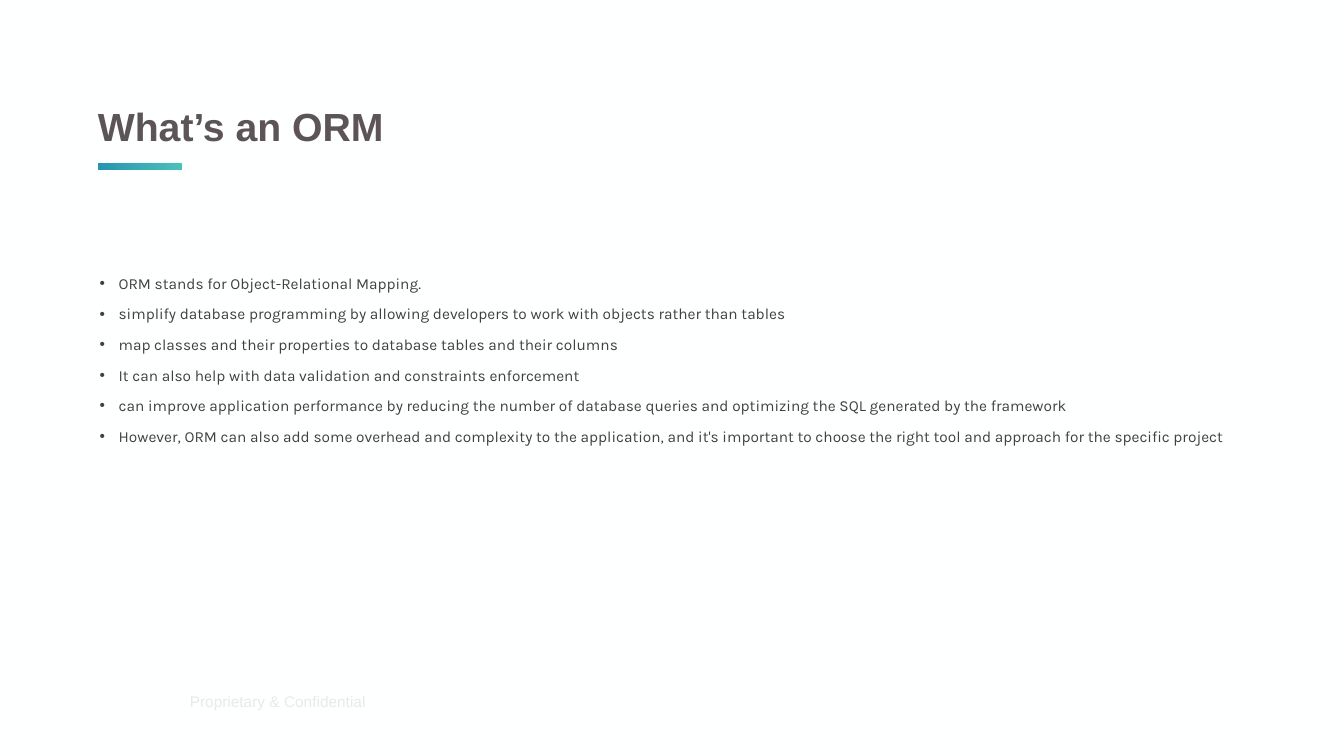
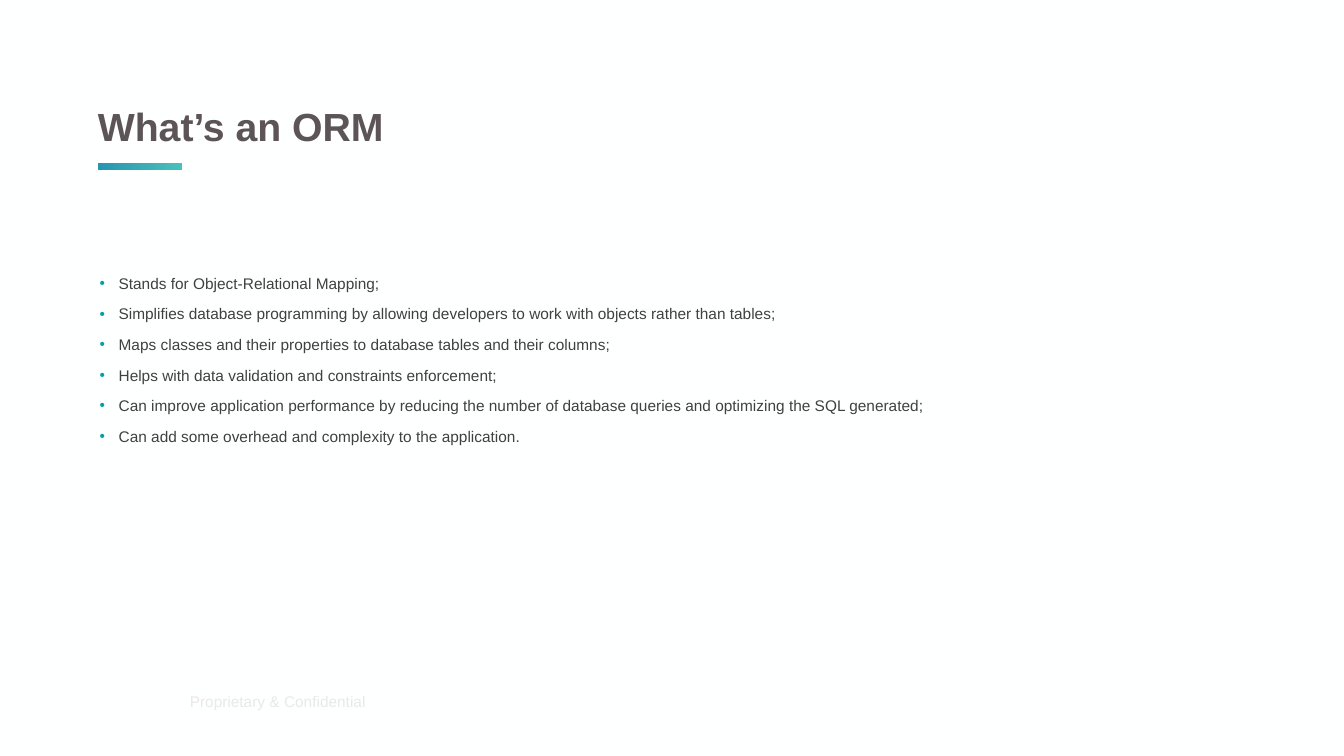
Before and after one commit to pedrompeixoto/nestjs-presentation, a slide deck: slide 5 of data_persistence.pptx (slide 4 before the commit). Drawn at 1344x756 pixels with LibreOffice and Linux fonts; fonts in the diff are those of the drawing; background and template pictures are left out. Boxes give left, top, right and bottom in pixels: in the first picture for what was removed or moved away, otherwise in the second. Text is boxed around its words. In the diff, an @@ line names an element or a change of style, - is before the commit and + after.

Commit message:
message module and some refactoring. presentation improvements

```diff
--- a/data_persistence.pptx
+++ b/data_persistence.pptx
@@ text at (119,278,923,445): text changed; font Karla to Arial @@
-• ORM stands for Object-Relational Mapping.
-• simplify database programming by allowing developers to work with objects rather than tables
-• map classes and their properties to database tables and their columns
-• It can also help with data validation and constraints enforcement
-• can improve application performance by reducing the number of database queries and optimizing the SQL generated by the framework
-• However, ORM can also add some overhead and complexity to the application, and it's important to choose the right tool and approach for the specific project
+• Stands for Object-Relational Mapping;
+• Simplifies database programming by allowing developers to work with objects rather than tables;
+• Maps classes and their properties to database tables and their columns;
+• Helps with data validation and constraints enforcement;
+• Can improve application performance by reducing the number of database queries and optimizing the SQL generated;
+• Can add some overhead and complexity to the application.
```
Also in this commit, not shown: 13 other slides changed, 13 slides added, 2 slides removed, 13 other files.
